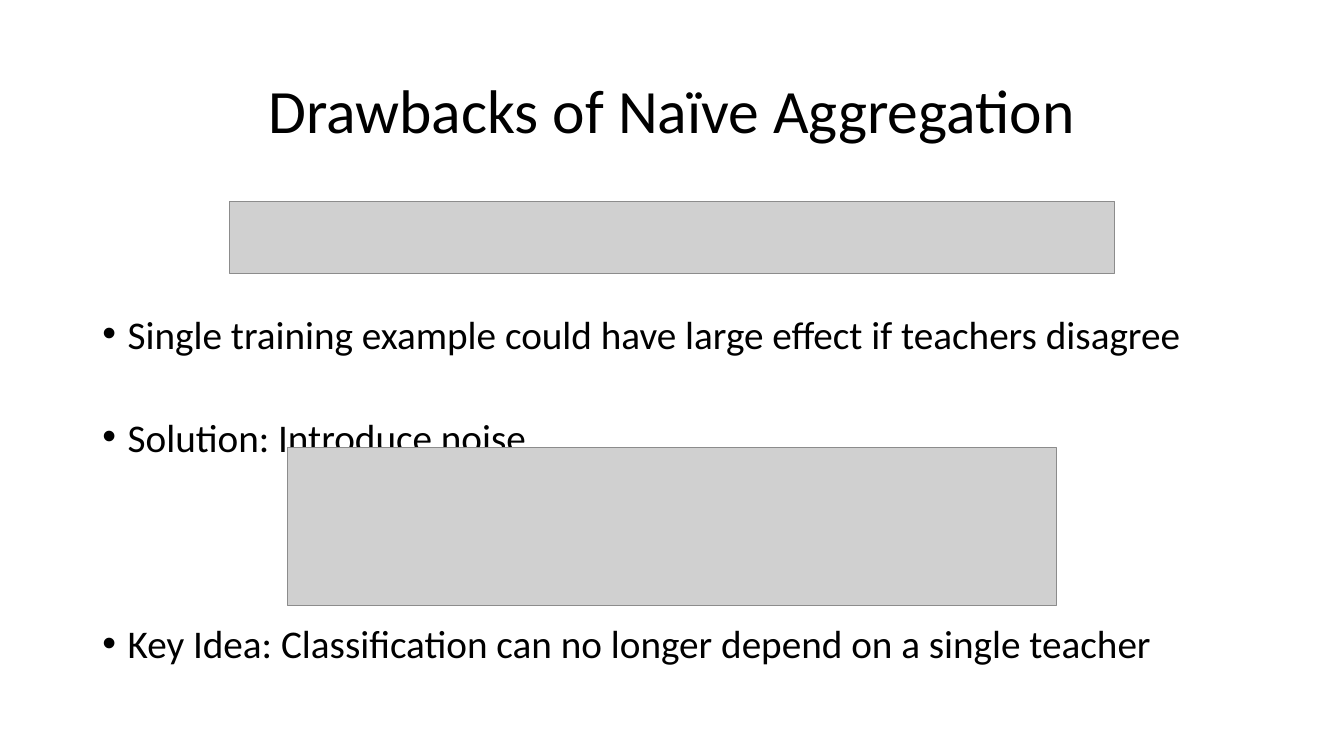
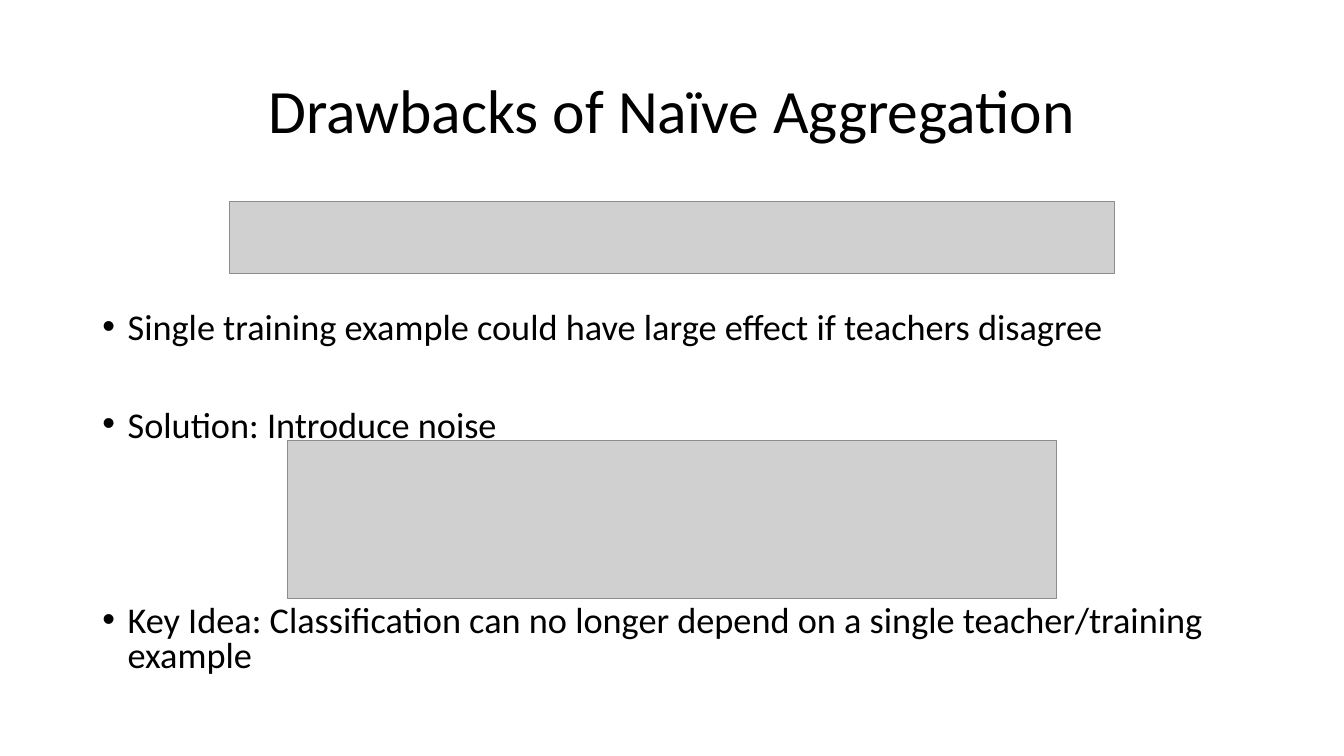
Before and after one commit to aisecure/aisecure.github.io, a slide deck: slide 20 of TEACHING/files/2019/1107/hari_aml.pptx (slide 18 before the commit). Drawn at 1344x756 pixels with LibreOffice and Linux fonts; fonts in the diff are those of the drawing; grey boxes stand for pictures. Boxes give left, top, right and bottom in pixels: in the first picture for what was removed or moved away, otherwise in the second. Text is boxed around its words. In the diff, an @@ line names an element or a change of style, - is before the commit and + after.

```diff
--- a/TEACHING/files/2019/1107/hari_aml.pptx
+++ b/TEACHING/files/2019/1107/hari_aml.pptx
@@ text at (128, 314, 1102, 447): size 28 to 25.9 pt in "Single training example could have large effect ...", "Solution: Introduce noise" @@
@@ picture: place and size @@
-picture at (288, 448, 1057, 605)
+picture at (288, 441, 1057, 598)
@@ text at (128, 607, 1202, 674): text changed; size 28 to 25.9 pt @@
-• Key Idea: Classification can no longer depend on a single teacher
+• Key Idea: Classification can no longer depend on a single teacher/training example
```
Also in this commit, not shown: 10 other slides changed, 5 slides added, 2 slides removed.
